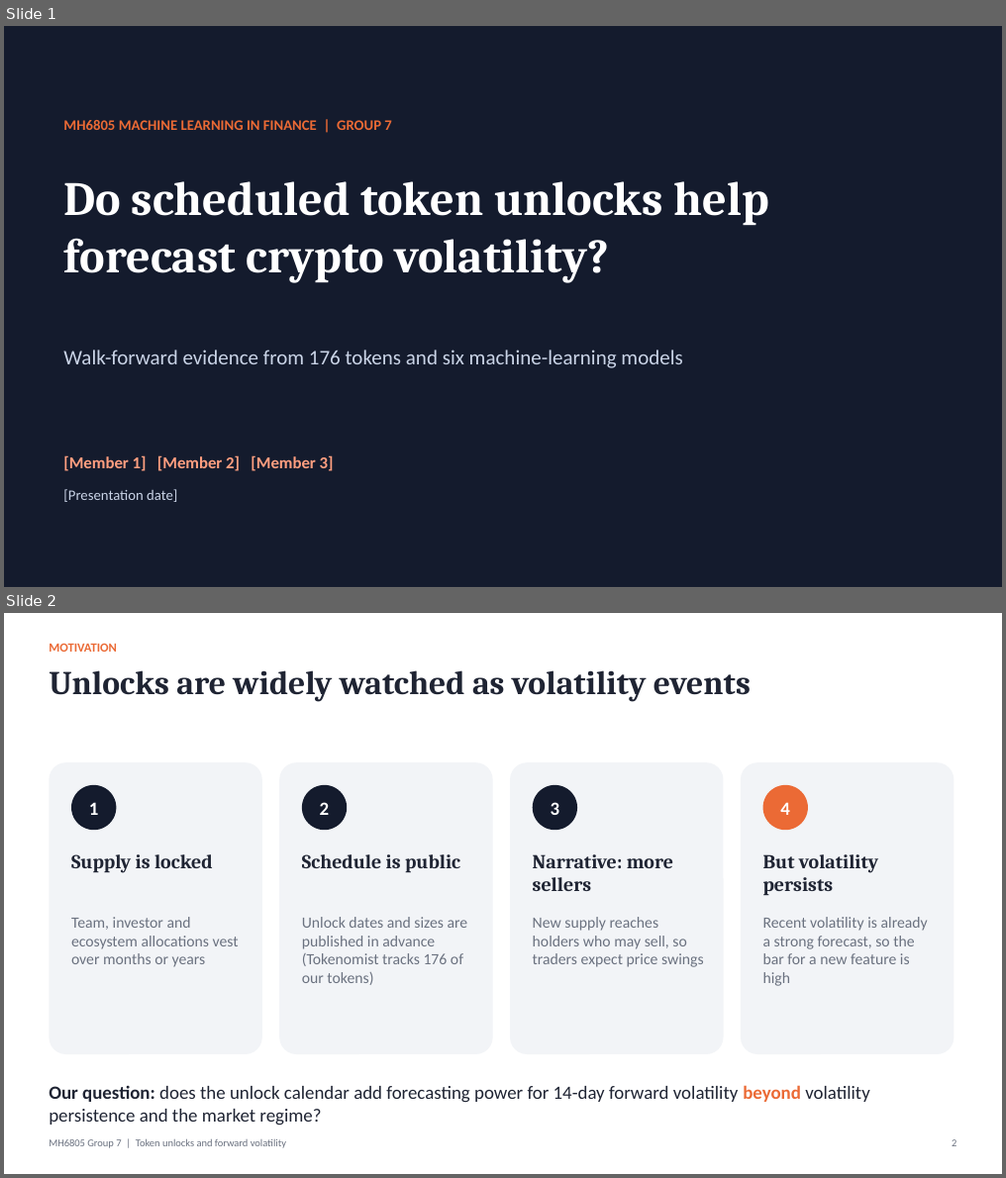
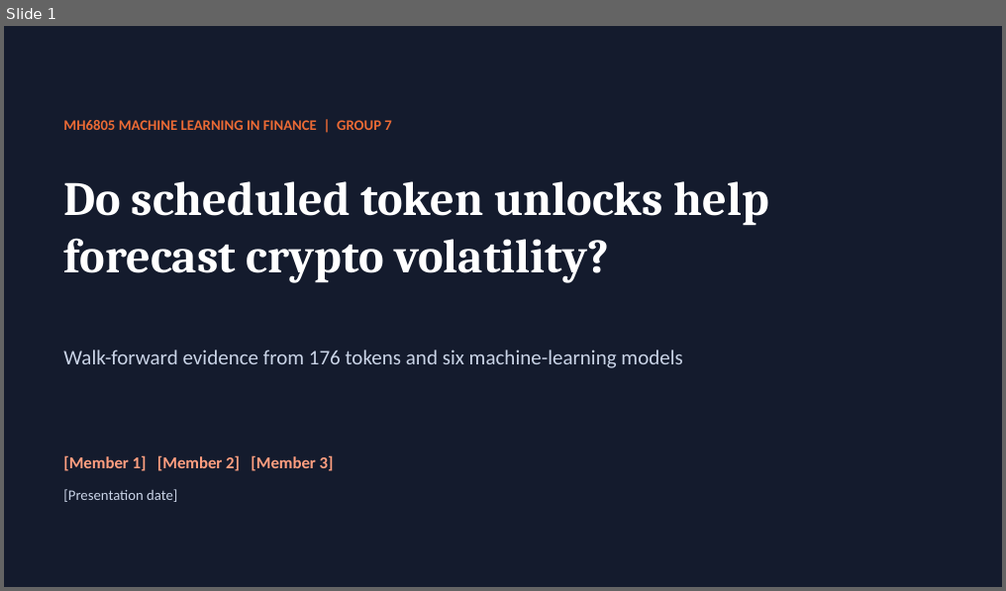
Before and after one commit to watersalamander/MH6805A-Project-Group7, a slide deck: report/Group7_Presentation_DRAFT.pptx. Shown one above the other, each under a label of ours: slides 1 and 2 before the commit, slide 1 after it. The pictures are 1006x1178 and 1006x591 pixels, drawn with LibreOffice and Linux fonts; fonts in the diff are those of the drawing. Boxes give left, top, right and bottom in pixels: in the first picture for what was removed or moved away, otherwise in the second. Text is boxed around its words. In the diff, an @@ line names an element or a change of style, - is before the commit and + after.

```diff
--- a/report/Group7_Presentation_DRAFT.pptx
+++ b/report/Group7_Presentation_DRAFT.pptx
@@ slide 2 removed at box(4, 613, 1002, 1174), background #FFFFFF @@
@@ text removed at box(49, 643, 117, 652) @@
-MOTIVATION
@@ text removed at box(49, 670, 750, 702) @@
-Unlocks are widely watched as volatility events
@@ rounded rectangle removed at box(49, 762, 262, 1055) @@
@@ ellipse removed at box(71, 785, 116, 830) @@
-1
@@ rounded rectangle removed at box(279, 762, 493, 1055) @@
@@ ellipse removed at box(302, 785, 347, 830) @@
-2
@@ rounded rectangle removed at box(510, 762, 724, 1055) @@
@@ ellipse removed at box(533, 785, 577, 830) @@
-3
@@ rounded rectangle removed at box(741, 762, 954, 1055) @@
@@ ellipse removed at box(763, 785, 808, 830) @@
-4
@@ text removed at box(71, 855, 213, 873) @@
-Supply is locked
@@ text removed at box(302, 855, 460, 873) @@
-Schedule is public
@@ text removed at box(533, 855, 673, 891) @@
-Narrative: more sellers
@@ text removed at box(763, 855, 878, 896) @@
-But volatility persists
@@ text removed at box(71, 917, 239, 967) @@
-Team, investor and ecosystem allocations vest over months or years
@@ text removed at box(302, 917, 468, 985) @@
-Unlock dates and sizes are published in advance (Tokenomist tracks 176 of our tokens)
@@ text removed at box(533, 917, 704, 967) @@
-New supply reaches holders who may sell, so traders expect price swings
@@ text removed at box(763, 917, 928, 986) @@
-Recent volatility is already a strong forecast, so the bar for a new feature is high
@@ text removed at box(49, 1085, 870, 1126) @@
-Our question: does the unlock calendar add forecasting power for 14-day forward volatility beyond volatility persistence and the market regime?
@@ text removed at box(49, 1140, 286, 1149) @@
-MH6805 Group 7 | Token unlocks and forward volatility
@@ text removed at box(951, 1140, 956, 1147) @@
-2
```
Also in this commit, not shown: 11 slides changed, 4 other slides removed, 2 other files.
